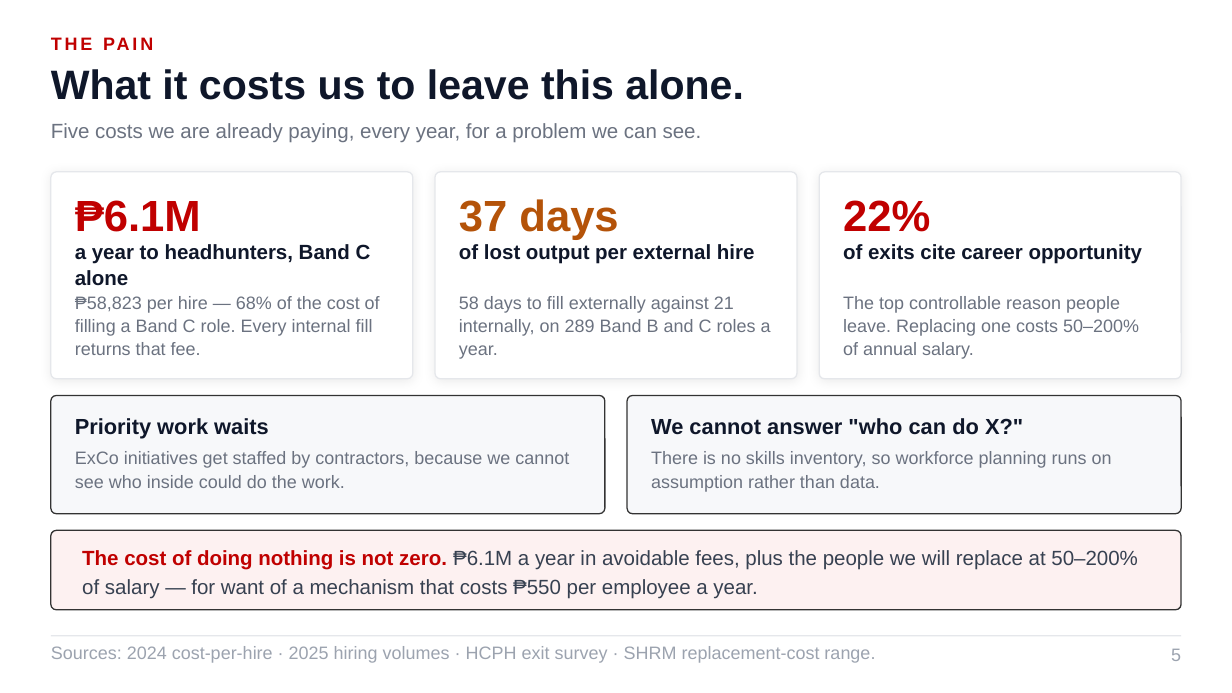
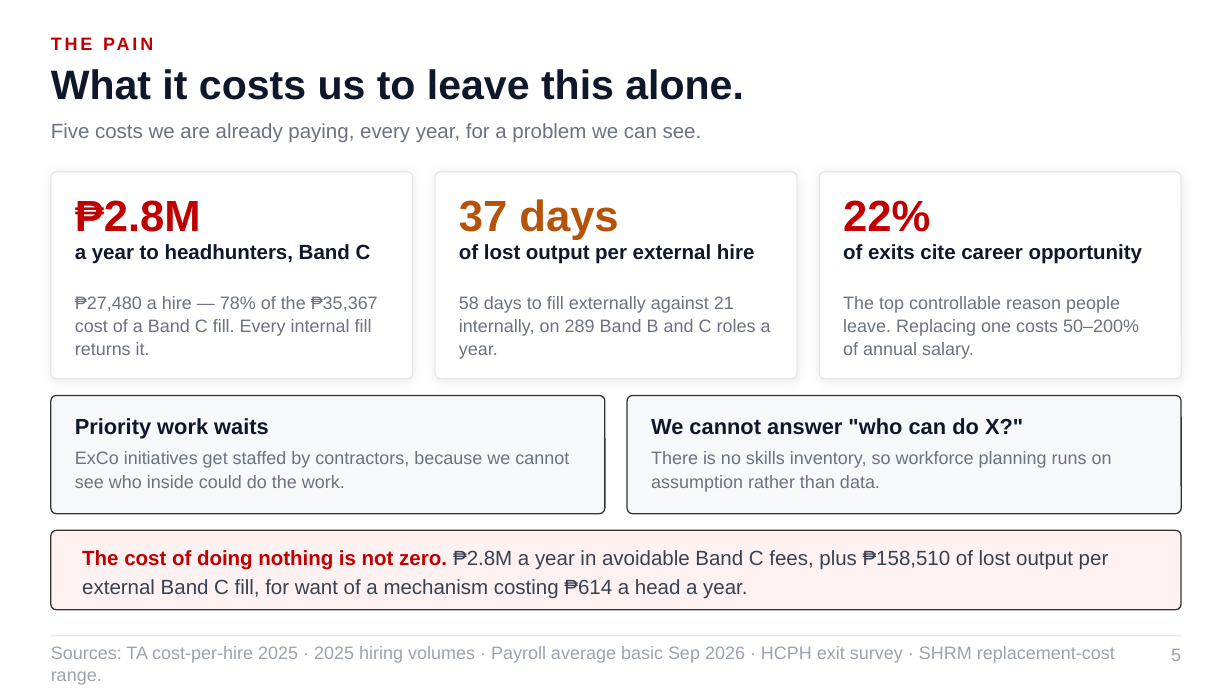
Before and after one commit to Ruffa06/Talent-Marketplace, a slide deck: slide 5 of docs/Growth_Talent_Marketplace_ALP.pptx. Drawn at 1232x693 pixels with LibreOffice and Linux fonts; fonts in the diff are those of the drawing. Boxes give left, top, right and bottom in pixels: in the first picture for what was removed or moved away, otherwise in the second. Text is boxed around its words. In the diff, an @@ line names an element or a change of style, - is before the commit and + after.

```diff
--- a/docs/Growth_Talent_Marketplace_ALP.pptx
+++ b/docs/Growth_Talent_Marketplace_ALP.pptx
@@ text at box(75, 200, 201, 232): text changed @@
-₱6.1M
+₱2.8M
@@ text at box(75, 244, 371, 264): text changed @@
-a year to headhunters, Band C alone
+a year to headhunters, Band C
@@ text at box(75, 296, 378, 355): text changed @@
-₱58,823 per hire — 68% of the cost of filling a Band C role. Every internal fill returns that fee.
+₱27,480 a hire — 78% of the ₱35,367 cost of a Band C fill. Every internal fill returns it.
@@ text at box(82, 550, 1109, 599): text changed @@
-The cost of doing nothing is not zero. ₱6.1M a year in avoidable fees, plus the people we will replace at 50–200% of salary — for want of a mechanism that costs ₱550 per employee a year.
+The cost of doing nothing is not zero. ₱2.8M a year in avoidable Band C fees, plus ₱158,510 of lost output per external Band C fill, for want of a mechanism costing ₱614 a head a year.
@@ text at box(51, 646, 1115, 685): text changed @@
-Sources: 2024 cost-per-hire · 2025 hiring volumes · HCPH exit survey · SHRM replacement-cost range.
+Sources: TA cost-per-hire 2025 · 2025 hiring volumes · Payroll average basic Sep 2026 · HCPH exit survey · SHRM replacement-cost range.
```
Also in this commit, not shown: 10 other slides changed, 4 other files.
